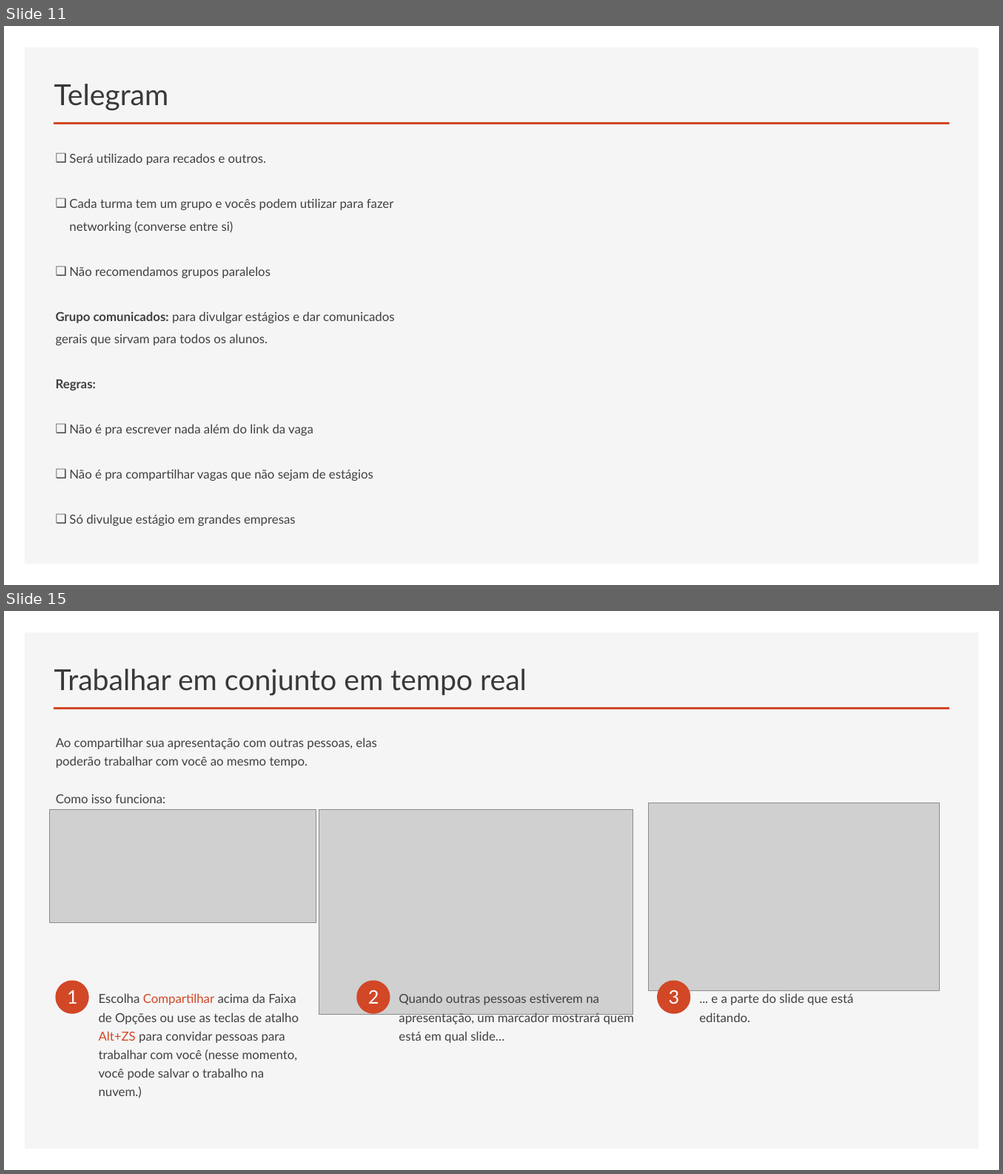
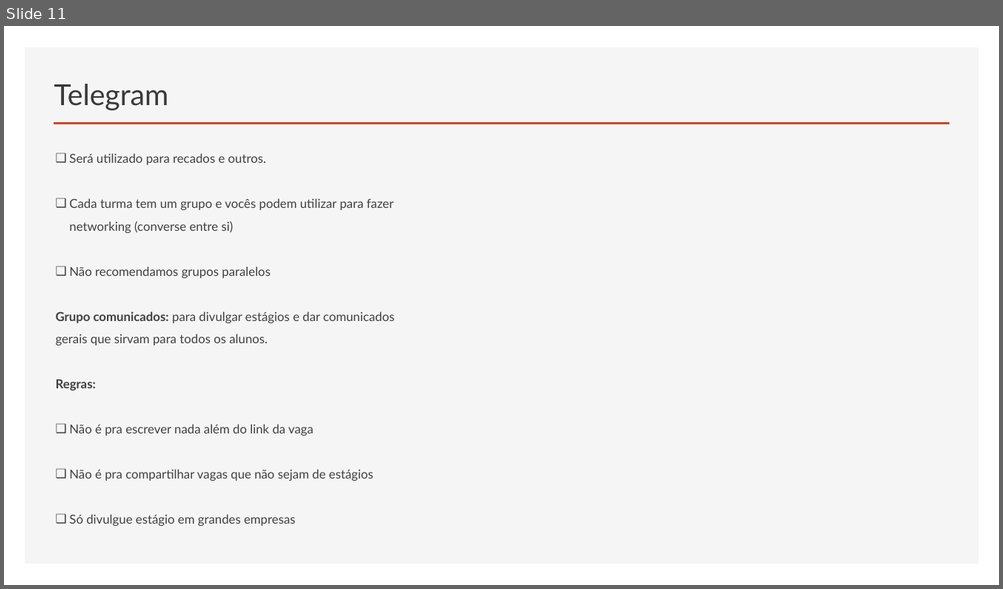
Before and after one commit to RaizaCirne/js-antes-do-react, a slide deck: Curso_Plano_da_Aprovacao/01_introducao.pptx. Shown one above the other, each under a label of ours: slides 11 and 15 before the commit, slide 11 after it; the slides between them are not shown. The pictures are 1003x1174 and 1003x589 pixels, drawn with LibreOffice and Linux fonts; fonts in the diff are those of the drawing; grey boxes stand for pictures. Boxes give left, top, right and bottom in pixels: in the first picture for what was removed or moved away, otherwise in the second. Text is boxed around its words. In the diff, an @@ line names an element or a change of style, - is before the commit and + after.

```diff
--- a/Curso_Plano_da_Aprovacao/01_introducao.pptx
+++ b/Curso_Plano_da_Aprovacao/01_introducao.pptx
@@ slide 15 removed at (4,611,999,1170), background #FFFFFF; not listed: 2 template elements that a slide beside it also shows @@
@@ title removed at (54,669,526,695) @@
-Trabalhar em conjunto em tempo real
@@ text removed at (56,738,376,803) @@
-Ao compartilhar sua apresentação com outras pessoas, elas poderão trabalhar com você ao mesmo tempo.
-Como isso funciona:
@@ picture removed at (50,809,316,923) @@
@@ picture removed at (318,809,632,1014) @@
@@ picture removed at (649,803,939,991) @@
@@ ellipse removed at (56,981,89,1014) @@
@@ ellipse removed at (357,981,390,1014) @@
@@ ellipse removed at (657,981,691,1014) @@
@@ text removed at (67,991,78,1004) @@
-1
@@ text removed at (99,994,299,1099) @@
-Escolha Compartilhar acima da Faixa de Opções ou use as teclas de atalho Alt+ZS para convidar pessoas para trabalhar com você (nesse momento, você pode salvar o trabalho na nuvem.)
@@ text removed at (368,990,379,1004) @@
-2
@@ text removed at (398,994,634,1043) @@
-Quando outras pessoas estiverem na apresentação, um marcador mostrará quem está em qual slide…
@@ text removed at (669,990,680,1004) @@
-3
@@ text removed at (699,994,853,1022) @@
-... e a parte do slide que está editando.
```
Also in this commit, not shown: 2 slides added, 6 other slides removed.
